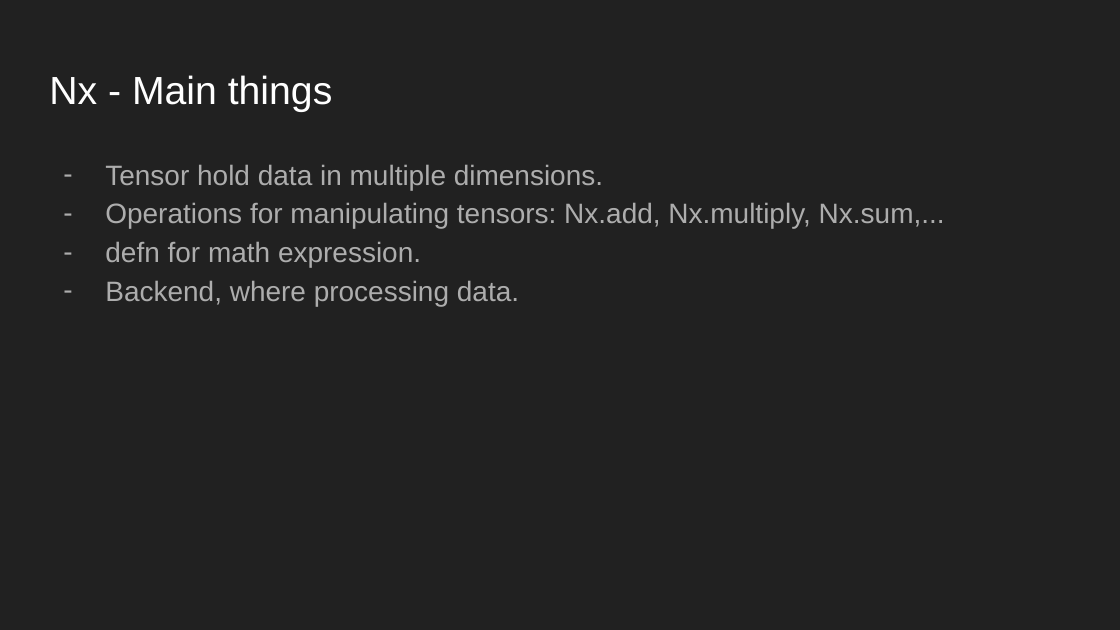
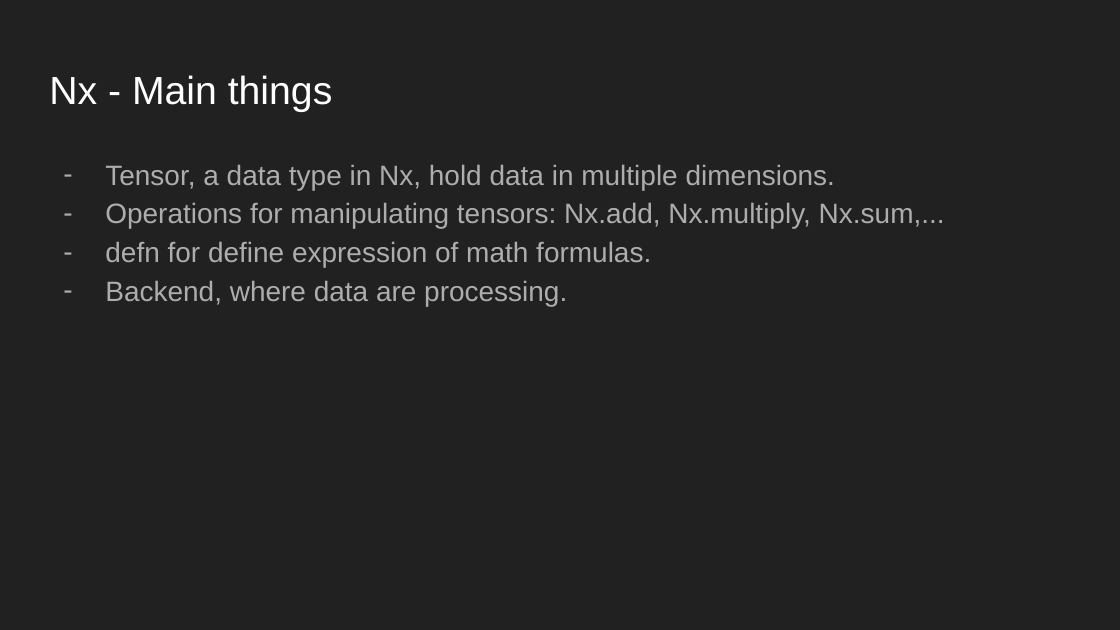
Before and after one commit to ohhi-vn/sharing_intro_nx, a slide deck: slide 6 of Slide/Introducing Nx lib.pptx. Drawn at 1120x630 pixels with LibreOffice and Linux fonts; fonts in the diff are those of the drawing. Boxes give left, top, right and bottom in pixels: in the first picture for what was removed or moved away, otherwise in the second. Text is boxed around its words. In the diff, an @@ line names an element or a change of style, - is before the commit and + after.

```diff
--- a/Slide/Introducing Nx lib.pptx
+++ b/Slide/Introducing Nx lib.pptx
@@ text at box(105, 164, 835, 190): text changed @@
-– Tensor hold data in multiple dimensions.
+– Tensor, a data type in Nx, hold data in multiple dimensions.
@@ text at box(105, 241, 651, 306): text changed @@
-– defn for math expression.
-– Backend, where processing data.
+– defn for define expression of math formulas.
+– Backend, where data are processing.
```
Also in this commit, not shown: 12 other slides changed, 2 other files.
